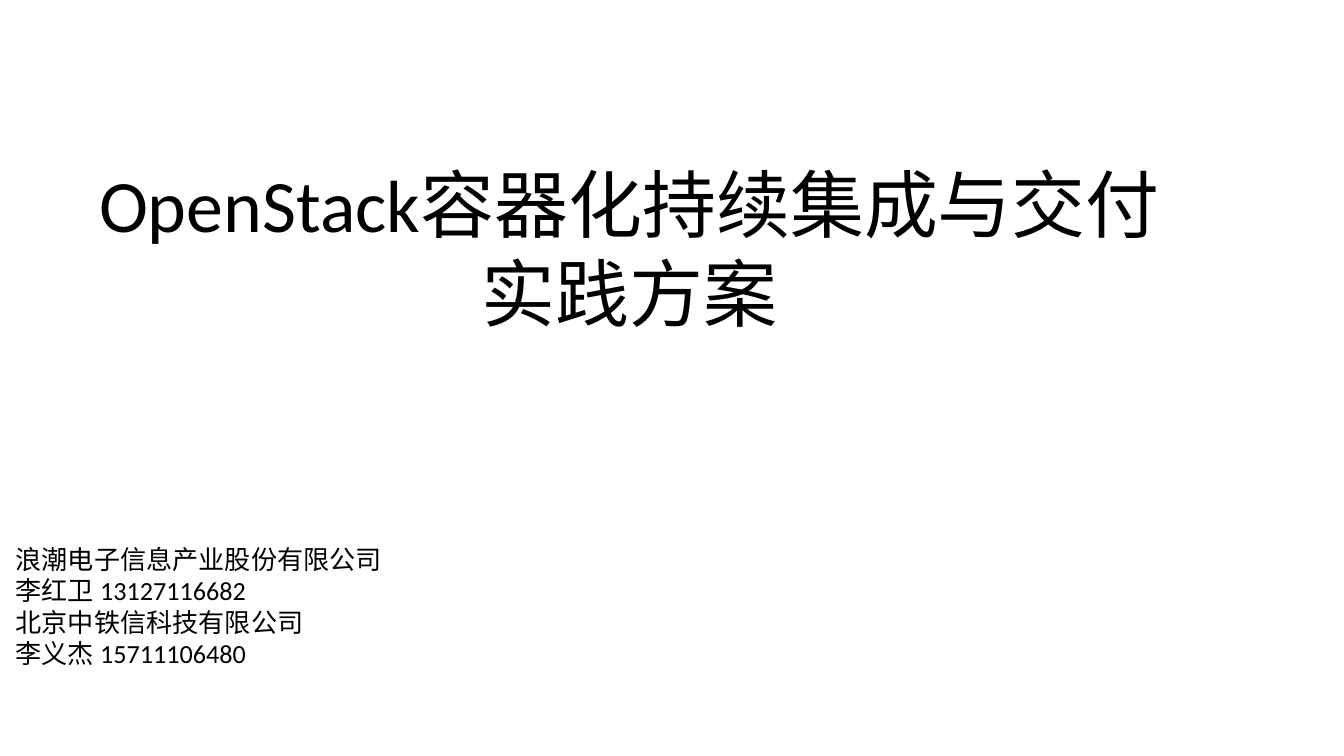
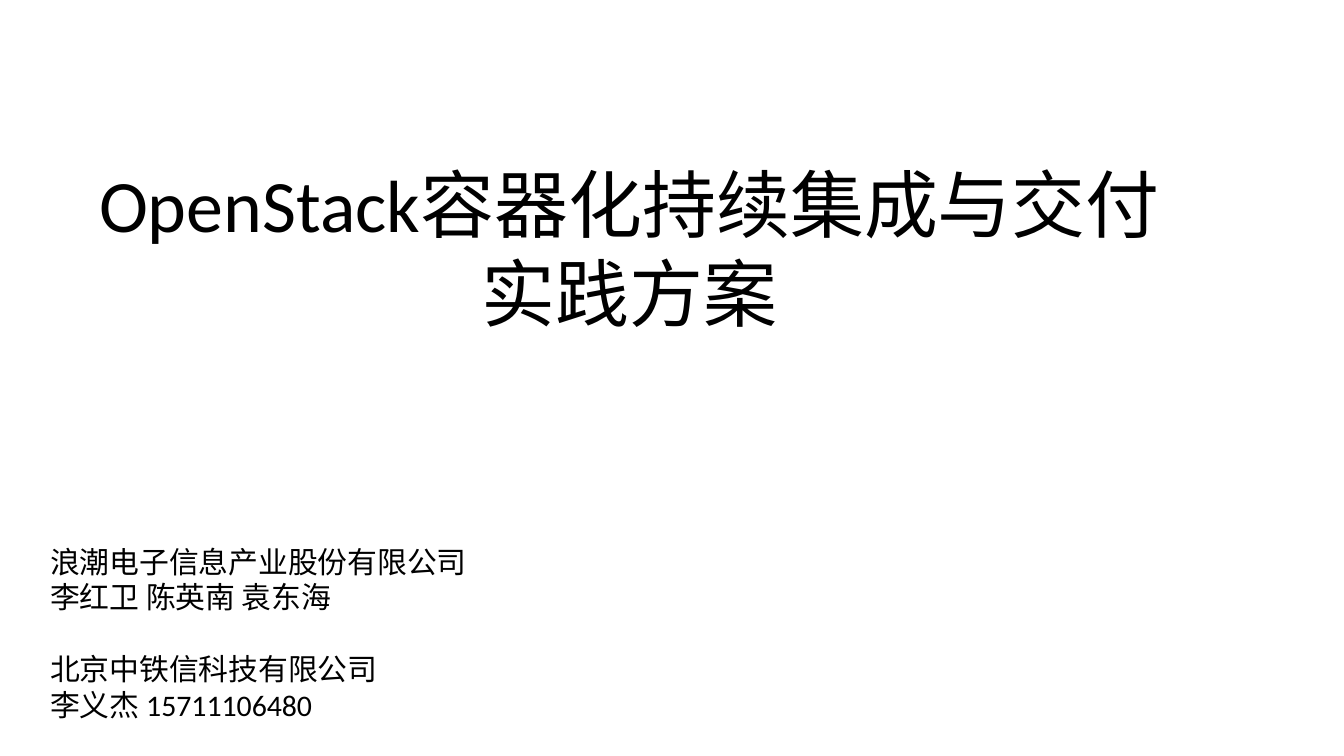
Before and after one commit to lyj7890/openinfra.session, a slide deck: slide 1 of OpenStack容器化持续集成与交付实践方案.pptx. Drawn at 1344x756 pixels with LibreOffice and Linux fonts; fonts in the diff are those of the drawing; background and template pictures are left out. Boxes give left, top, right and bottom in pixels: in the first picture for what was removed or moved away, otherwise in the second. Text is boxed around its words. In the diff, an @@ line names an element or a change of style, - is before the commit and + after.

```diff
--- a/OpenStack容器化持续集成与交付实践方案.pptx
+++ b/OpenStack容器化持续集成与交付实践方案.pptx
@@ text "浪潮电子信息产业股份有限公司": place and size @@
-text "浪潮电子信息产业股份有限公司" at box(16, 547, 382, 665)
+text "浪潮电子信息产业股份有限公司" at box(50, 547, 467, 719)
@@ text at box(50, 547, 467, 719): size 14 to 16 pt in "浪潮电子信息产业股份有限公司", "北京中铁信科技有限公司", "李义杰 15711106480" @@
@@ text at box(50, 583, 331, 611): text changed; size 14 to 16 pt @@
-李红卫 13127116682
+李红卫 陈英南 袁东海
```
Also in this commit, not shown: 3 other slides changed, 2 slides added.
